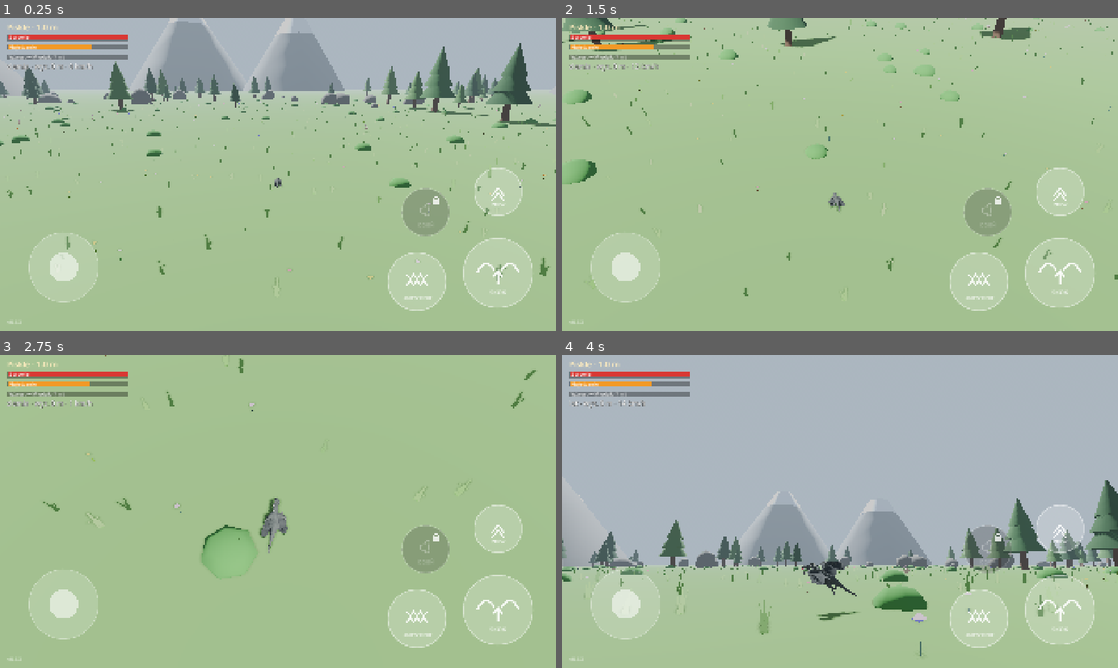
Above: before the commit, frames 1-4 (two rows, left to right).
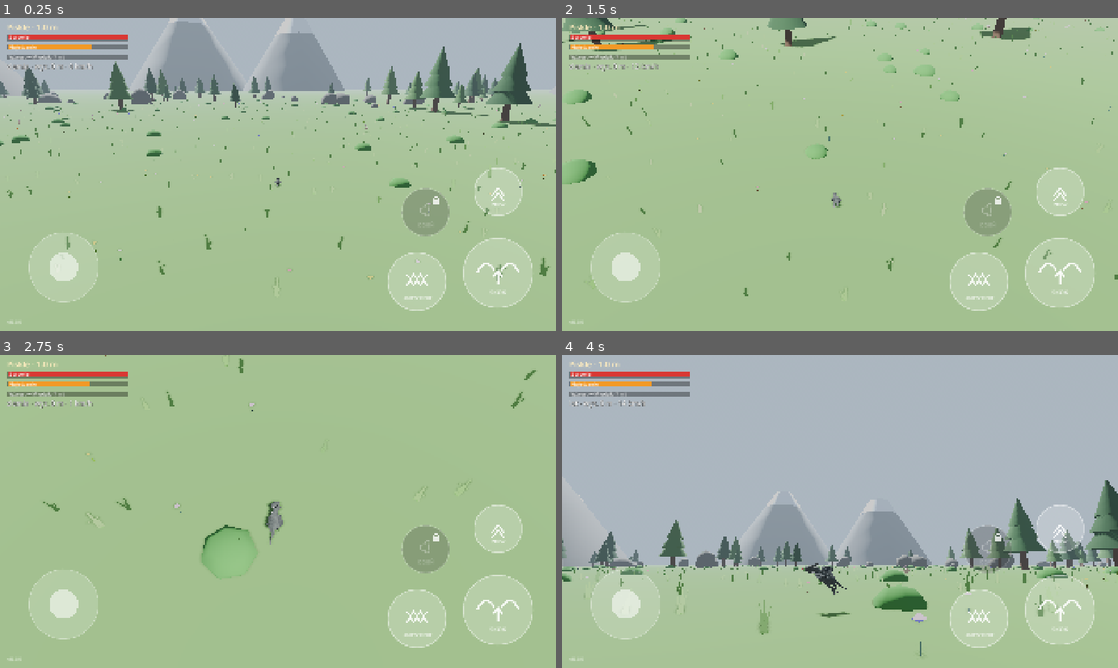
Above: after the commit, the same moments.

Repository: slota145/3d-dragon-game
Game: Godot game, scene res://scenes/boot.tscn
Two runs of this game, one before a commit and one after it. Both use one fixed random seed, a clock stepped at 60 frames per second and the inputs below.
Inputs (mouse positions are in pixels of both pictures, inside the frame that each line leads up to):
- Up to frame 1 (0.25 s): no input
- Up to frame 2 (1.5 s): move the mouse to (962, 158) at 0.52 s; hold D (move_right) 0.53-1.25 s; tap F (bite) at 0.6 s; click (962, 158) at 0.67 s; tap Space (flap) at 0.77, 1.07 s; drag from (728, 190) to (812, 237) at 1.27 s
- Up to frame 3 (2.75 s): move the mouse to (333, 442) at 2.02 s; hold D (move_right) from 2.03 s (still down); tap E (cam_right) at 2.1 s
- Up to frame 4 (4 s): release D (move_right) at 2.75 s; drag from (812, 574) to (673, 464) at 2.77 s; move the mouse to (1006, 558) at 3.52 s; hold A (move_left) from 3.53 s (still down); tap R (fire) at 3.6 s; tap Space (flap) at 3.77 s

The runs differ from the first frame. In frame 1, less than 0.1% of the frame differs, in the area x 3-51%, y 51-98%; in frame 2, less than 0.1%; in frame 3, 0.3%; in frame 4, 0.3%, in the area x 3-54%, y 66-98%.

Commit message:
Faza 4: płynne proporcje pisklę -> dorosły (0.6.0)
Modyfikator szkieletu DragonProportions (po animacji): duża głowa z krótkim
pyszczkiem, krótka szyja, małe skrzydła, krótszy ogon; youth() w DragonStats.

Co-Authored-By: Claude Opus 5.5 <noreply@anthropic.com>
Claude-Session: https://claude.ai/code/session_01Ves32BxAhBVxU1wfrWL8eZ

Diff:
--- a/project.godot
+++ b/project.godot
@@ -12,7 +12,7 @@
 
 config/name="3D Dragon Game"
 config/description="Gra o smoku w Godot 4 — prototyp."
-config/version="0.5.3"
+config/version="0.6.0"
 ; Numer zgodności „bazy” (APK/EXE). Podbij, gdy zmieniasz coś, czego łatka .pck nie przeniesie
 ; (input map, ustawienia projektu, eksportu, wersja silnika) — gracze dostaną wtedy pełną aktualizację.
 config/base_api=5
--- a/scripts/game/dragon_controller.gd
+++ b/scripts/game/dragon_controller.gd
@@ -135,6 +135,7 @@
 var _k: float = 1.0  # skala smoka (rozmiar / rozmiar modelu)
 var _base_shape_size: Vector3
 var _base_shape_pos: Vector3
+var _proportions: DragonProportions
 
 @onready var stats: DragonStats = $Stats
 @onready var _visual: Node3D = $Visual
@@ -146,6 +147,10 @@
 	_collision.shape = _collision.shape.duplicate()
 	_base_shape_size = (_collision.shape as BoxShape3D).size
 	_base_shape_pos = _collision.position
+	var skel: Skeleton3D = _visual.find_child("Skeleton3D", true, false)
+	if skel:
+		_proportions = DragonProportions.new()
+		skel.add_child(_proportions)
 	stats.size_changed.connect(_apply_size)
 	_apply_size(stats.size)
 	if _anim:
@@ -159,6 +164,8 @@
 	_visual.position.y = 2.0 * _k
 	(_collision.shape as BoxShape3D).size = _base_shape_size * _k
 	_collision.position = _base_shape_pos * _k
+	if _proportions:
+		_proportions.youth = stats.youth()
 
 
 ## Skala ruchu na ziemi: mały smok jest wolniejszy, ale nie proporcjonalnie (wykładnik < 1).
--- /dev/null
+++ b/scripts/game/dragon_proportions.gd
@@ -0,0 +1,67 @@
+class_name DragonProportions
+extends SkeletonModifier3D
+## Płynne proporcje pisklę -> dorosły: modyfikator szkieletu działający po animacji.
+## `youth` = 1 dla świeżo wyklutego pisklęcia, 0 dla dorosłego. Pisklę ma dużą głowę,
+## krótką szyję, małe skrzydła, krótszy ogon i masywniejsze łapy.
+## Szyję skracamy przesunięciem kości (nie skalą), żeby nie robiła się cienka.
+
+## 0..1 — ustawiane przez kontroler smoka wg rozmiaru (DragonStats.youth()).
+@export_range(0.0, 1.0) var youth: float = 0.0
+
+@export_group("Pisklę (youth = 1)")
+## Głowa: X = szerokość, Y = długość (pysk), Z = wysokość — pisklę ma krótki pyszczek.
+@export var head_scale: Vector3 = Vector3(1.6, 1.1, 1.55)
+@export var neck_length: float = 0.6
+@export var wing_scale: float = 0.5
+@export var tail_scale: float = 0.7
+@export var leg_scale: float = 1.05
+
+const NECK_CHILDREN := ["Neck2", "Neck3", "Neck4", "Head"]
+const WINGS := ["UpperArm.L", "UpperArm.R"]
+const LEGS := ["Thigh.L", "Thigh.R"]
+
+var _ids: Dictionary = {}
+
+
+func _ready() -> void:
+	_cache_ids()
+
+
+func _cache_ids() -> void:
+	var skel := get_skeleton()
+	if skel == null:
+		return
+	for bone_name in NECK_CHILDREN + WINGS + LEGS + ["Tail1"]:
+		_ids[bone_name] = skel.find_bone(bone_name)
+
+
+func _process_modification_with_delta(_delta: float) -> void:
+	if youth <= 0.001:
+		return
+	var skel := get_skeleton()
+	if skel == null:
+		return
+	if _ids.is_empty():
+		_cache_ids()
+	var y := youth
+	var neck := lerpf(1.0, neck_length, y)
+	for bone_name in NECK_CHILDREN:
+		var id: int = _ids.get(bone_name, -1)
+		if id >= 0:
+			skel.set_bone_pose_position(id, skel.get_bone_pose_position(id) * neck)
+	_scale_bone_v(skel, "Head", Vector3.ONE.lerp(head_scale, y))
+	_scale_bone(skel, "Tail1", lerpf(1.0, tail_scale, y))
+	for bone_name in WINGS:
+		_scale_bone(skel, bone_name, lerpf(1.0, wing_scale, y))
+	for bone_name in LEGS:
+		_scale_bone(skel, bone_name, lerpf(1.0, leg_scale, y))
+
+
+func _scale_bone(skel: Skeleton3D, bone_name: String, s: float) -> void:
+	_scale_bone_v(skel, bone_name, Vector3.ONE * s)
+
+
+func _scale_bone_v(skel: Skeleton3D, bone_name: String, s: Vector3) -> void:
+	var id: int = _ids.get(bone_name, -1)
+	if id >= 0:
+		skel.set_bone_pose_scale(id, skel.get_bone_pose_scale(id) * s)
--- a/scripts/game/dragon_stats.gd
+++ b/scripts/game/dragon_stats.gd
@@ -45,6 +45,14 @@
 
 func scale_factor() -> float:
 	return size / model_size
+
+
+## „Młodość” proporcji: 1 = świeżo wyklute pisklę (start_size), 0 = dorosły (próg Dorosłego).
+## Liczona logarytmicznie — proporcje zmieniają się najszybciej, gdy smok jest mały.
+func youth() -> float:
+	var adult: float = STAGE_MIN_SIZE[Stage.ADULT]
+	var t := log(maxf(size, 0.01) / start_size) / log(adult / start_size)
+	return 1.0 - smoothstep(0.0, 1.0, clampf(t, 0.0, 1.0))
 
 
 static func stage_for(s: float) -> int:
--- a/scripts/model_showcase.gd
+++ b/scripts/model_showcase.gd
@@ -21,6 +21,9 @@
 @export var freeze_at: float = -1.0
 @export var camera_preset: String = "ref"
 
+## Proporcje pisklęcia (0 = dorosły, 1 = świeżo wyklute) — modyfikator DragonProportions.
+@export var youth: float = 0.0
+
 @onready var _camera: Camera3D = $Camera3D
 
 
@@ -33,8 +36,15 @@
 			"anim": animation = StringName(kv[1])
 			"t": freeze_at = float(kv[1])
 			"cam": camera_preset = kv[1]
+			"youth": youth = float(kv[1])
 	var preset: Array = CAMERAS.get(camera_preset, CAMERAS["ref"])
 	_camera.look_at_from_position(preset[0], preset[1])
+	if youth > 0.0:
+		var skel: Skeleton3D = model.find_child("Skeleton3D", true, false)
+		if skel:
+			var mod := DragonProportions.new()
+			mod.youth = youth
+			skel.add_child(mod)
 	var player: AnimationPlayer = model.find_child("AnimationPlayer", true, false)
 	if player and player.has_animation(animation):
 		player.play(animation)
Not shown, added: scripts/game/dragon_proportions.gd.uid
Not shown, changed: CLAUDE.md
Not shown, changed: ROADMAP.md
